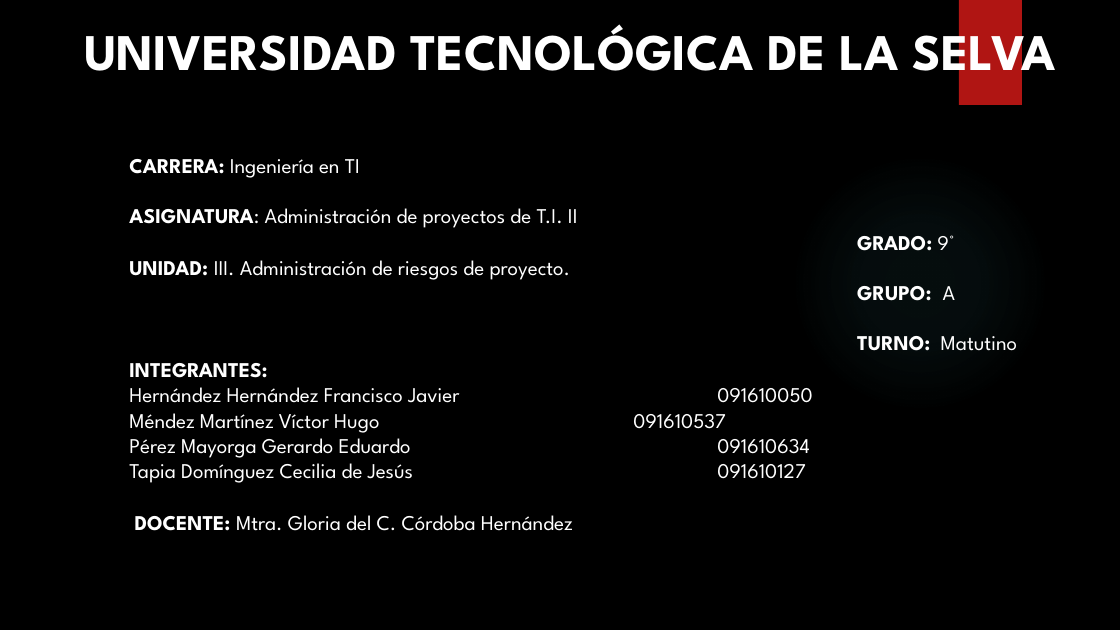
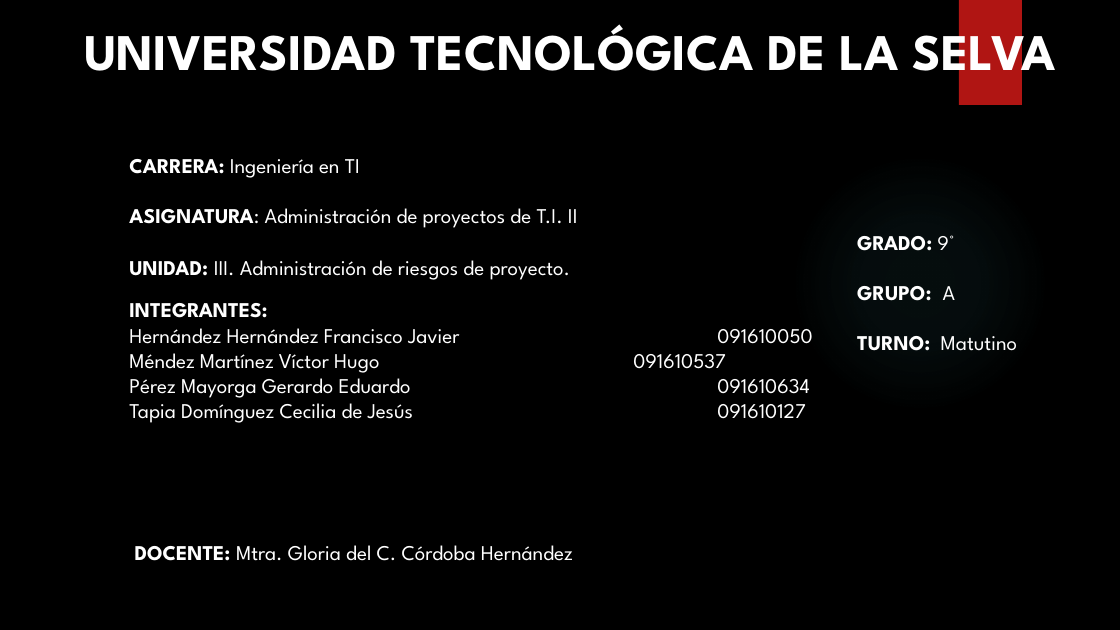
Before and after one commit to SM-ROOT/SM-ROOT, a slide deck: slide 1 of 9°A/administracion_proyectos/Factores de Riesgo.pptx. Drawn at 1120x630 pixels with LibreOffice and Linux fonts; fonts in the diff are those of the drawing; background and template pictures are left out. Boxes give left, top, right and bottom in pixels: in the first picture for what was removed or moved away, otherwise in the second. Text is boxed around its words. In the diff, an @@ line names an element or a change of style, - is before the commit and + after.

```diff
--- a/9°A/administracion_proyectos/Factores de Riesgo.pptx
+++ b/9°A/administracion_proyectos/Factores de Riesgo.pptx
@@ text "INTEGRANTES:": place and size @@
-text "INTEGRANTES:" at bbox=[129, 363, 806, 483]
+text "INTEGRANTES:" at bbox=[129, 303, 806, 423]
@@ text "DOCENTE: Mtra. Gloria del C. ...": place and size @@
-text "DOCENTE: Mtra. Gloria del C. ..." at bbox=[135, 515, 573, 531]
+text "DOCENTE: Mtra. Gloria del C. ..." at bbox=[135, 545, 573, 561]
```
Also in this commit, not shown: 1 other slide changed.
